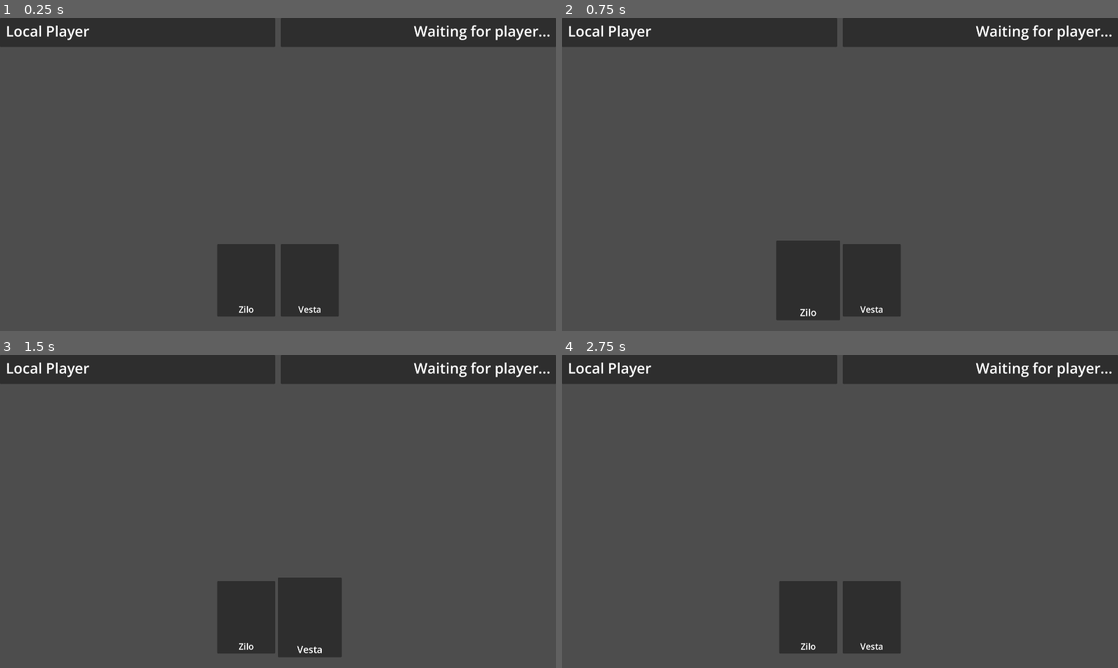
Above: before the commit, frames 1-4 (two rows, left to right).
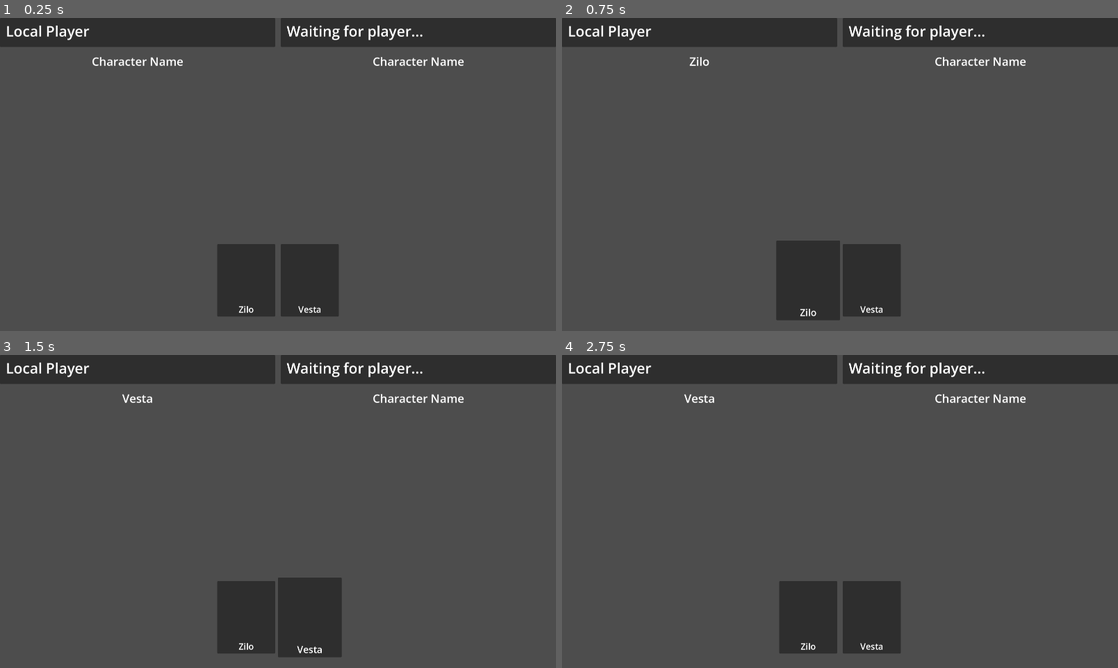
Above: after the commit, the same moments.

Repository: CUGG-2025-Puzzlers/hex-arena
Game: Godot game, scene res://scenes/character_select.tscn
Two runs of this game, one before a commit and one after it. Both use one fixed random seed, a clock stepped at 60 frames per second and the inputs below. This scene is started directly instead of the project's main scene.
Inputs (mouse positions are in pixels of both pictures, inside the frame that each line leads up to):
- Up to frame 1 (0.25 s): no input
- Up to frame 2 (0.75 s): tap Enter at 0.5 s; move the mouse to (806, 280) at 0.52 s; tap Space (fire_magic) at 0.6 s; click (806, 280) at 0.67 s
- Up to frame 3 (1.5 s): tap Space (fire_magic) at 1.25 s; move the mouse to (311, 617) at 1.27 s; click (311, 617) at 1.35 s
- Up to frame 4 (2.75 s): tap Enter at 2 s; move the mouse to (895, 442) at 2.02 s; tap R (turn_pure_to_heavy) at 2.1 s; click (895, 442) at 2.17 s

The runs differ from the first frame. In frame 1, 1.2% of the frame differs, in the area x 16-99%, y 2-16%; in frame 2, 1.0%; in frame 3, 1.0%; in frame 4, 1.0%.

Commit message:
Implemented character selection over the network

Diff:
--- a/scenes/character_select.tscn
+++ b/scenes/character_select.tscn
@@ -6,11 +6,19 @@
 [node name="CharacterSelect" type="Node2D" unique_id=1709553184]
 script = ExtResource("1_x8mhf")
 
-[node name="PlayerInfoPanel" type="Panel" parent="." unique_id=503751340]
+[node name="LocalPlayerInfo" type="Control" parent="." unique_id=1961302266]
+custom_minimum_size = Vector2(950, 1080)
+layout_mode = 3
+anchors_preset = 0
+offset_right = 40.0
+offset_bottom = 40.0
+
+[node name="NamePanel" type="Panel" parent="LocalPlayerInfo" unique_id=503751340]
+layout_mode = 0
 offset_right = 950.0
 offset_bottom = 100.0
 
-[node name="LocalPlayerName" type="Label" parent="PlayerInfoPanel" unique_id=1331055825]
+[node name="LocalPlayerName" type="Label" parent="LocalPlayerInfo/NamePanel" unique_id=1331055825]
 unique_name_in_owner = true
 layout_mode = 0
 offset_left = 20.0
@@ -20,12 +28,40 @@
 theme_override_font_sizes/font_size = 50
 text = "Waiting for player..."
 
-[node name="PlayerInfoPanel2" type="Panel" parent="." unique_id=1987327392]
+[node name="LocalCharacterArt" type="TextureRect" parent="LocalPlayerInfo" unique_id=23506429]
+unique_name_in_owner = true
+custom_minimum_size = Vector2(950, 950)
+layout_mode = 0
+offset_top = 130.0
+offset_right = 950.0
+offset_bottom = 1080.0
+
+[node name="LocalCharacterName" type="Label" parent="LocalPlayerInfo" unique_id=115677487]
+unique_name_in_owner = true
+custom_minimum_size = Vector2(950, 100)
+layout_mode = 0
+offset_top = 100.0
+offset_right = 950.0
+offset_bottom = 123.0
+theme_override_font_sizes/font_size = 40
+text = "Character Name"
+horizontal_alignment = 1
+vertical_alignment = 1
+
+[node name="RemotePlayerInfo" type="Control" parent="." unique_id=1393824492]
+custom_minimum_size = Vector2(950, 1080)
+layout_mode = 3
+anchors_preset = 0
 offset_left = 970.0
-offset_right = 1920.0
+offset_right = 1010.0
+offset_bottom = 40.0
+
+[node name="NamePanel" type="Panel" parent="RemotePlayerInfo" unique_id=600625399]
+layout_mode = 0
+offset_right = 950.0
 offset_bottom = 100.0
 
-[node name="RemotePlayerName" type="Label" parent="PlayerInfoPanel2" unique_id=1738674220]
+[node name="RemotePlayerName" type="Label" parent="RemotePlayerInfo/NamePanel" unique_id=1112659897]
 unique_name_in_owner = true
 layout_mode = 0
 offset_left = 20.0
@@ -34,24 +70,43 @@
 offset_bottom = 90.0
 theme_override_font_sizes/font_size = 50
 text = "Waiting for player..."
-horizontal_alignment = 2
 
-[node name="CenterContainer" type="CenterContainer" parent="." unique_id=1696245211]
+[node name="RemoteCharacterArt" type="TextureRect" parent="RemotePlayerInfo" unique_id=891245071]
+unique_name_in_owner = true
+custom_minimum_size = Vector2(950, 950)
+layout_mode = 0
+offset_top = 130.0
+offset_right = 950.0
+offset_bottom = 1080.0
+
+[node name="RemoteCharacterName" type="Label" parent="RemotePlayerInfo" unique_id=1567604212]
+unique_name_in_owner = true
+custom_minimum_size = Vector2(950, 100)
+layout_mode = 0
+offset_top = 100.0
+offset_right = 950.0
+offset_bottom = 123.0
+theme_override_font_sizes/font_size = 40
+text = "Character Name"
+horizontal_alignment = 1
+vertical_alignment = 1
+
+[node name="CharacterContainer" type="CenterContainer" parent="." unique_id=1696245211]
 offset_top = 730.0
 offset_right = 1920.0
 offset_bottom = 1080.0
 
-[node name="CharacterList" type="HBoxContainer" parent="CenterContainer" unique_id=2080266635]
+[node name="CharacterList" type="HBoxContainer" parent="CharacterContainer" unique_id=2080266635]
 unique_name_in_owner = true
 layout_mode = 2
 size_flags_horizontal = 0
 size_flags_vertical = 0
 theme_override_constants/separation = 20
 
-[node name="SelectableCharacter" parent="CenterContainer/CharacterList" unique_id=20013062 instance=ExtResource("2_jgus3")]
+[node name="SelectableCharacter" parent="CharacterContainer/CharacterList" unique_id=20013062 instance=ExtResource("2_jgus3")]
 layout_mode = 2
 character = 1
 
-[node name="SelectableCharacter2" parent="CenterContainer/CharacterList" unique_id=1268722044 instance=ExtResource("2_jgus3")]
+[node name="SelectableCharacter2" parent="CharacterContainer/CharacterList" unique_id=1268722044 instance=ExtResource("2_jgus3")]
 layout_mode = 2
 character = 2
--- a/scripts/character_select.gd
+++ b/scripts/character_select.gd
@@ -1,9 +1,15 @@
 extends Node
 
 const WAITING_FOR_PLAYER = "Waiting for player..."
+const SELECT_CHARACTER = "Select Character"
 
 @onready var _local_player_name: Label = %LocalPlayerName
+@onready var _local_character_art: TextureRect = %LocalCharacterArt
+@onready var _local_character_name: Label = %LocalCharacterName
+
 @onready var _remote_player_name: Label = %RemotePlayerName
+@onready var _remote_character_art: TextureRect = %RemoteCharacterArt
+@onready var _remote_character_name: Label = %RemoteCharacterName
 
 @onready var _character_list_container: HBoxContainer = %CharacterList
 
@@ -30,6 +36,9 @@
 	MultiplayerManager.set_player_character(multiplayer.get_unique_id(), character)
 	_set_character.rpc(character)
 
+	_local_character_name.text = _get_character_name(character)
+	# TODO: Set local character art here
+
 #endregion
 
 # Sets the sending client's selected character on this client
@@ -38,3 +47,14 @@
 	var sender_id = multiplayer.get_remote_sender_id()
 	print("%s selected %s" % [MultiplayerManager.players[sender_id].name, Util.Character.keys()[character]])
 	MultiplayerManager.set_player_character(sender_id, character)
+
+	_remote_character_name.text = _get_character_name(character)
+	# TODO: Set remote character art here
+
+# Returns the name associated with the given character enum
+# If the given enum is None, returns a default string
+func _get_character_name(character: Util.Character):
+	if character == Util.Character.None:
+		return SELECT_CHARACTER
+
+	return Util.Character.keys()[character]
